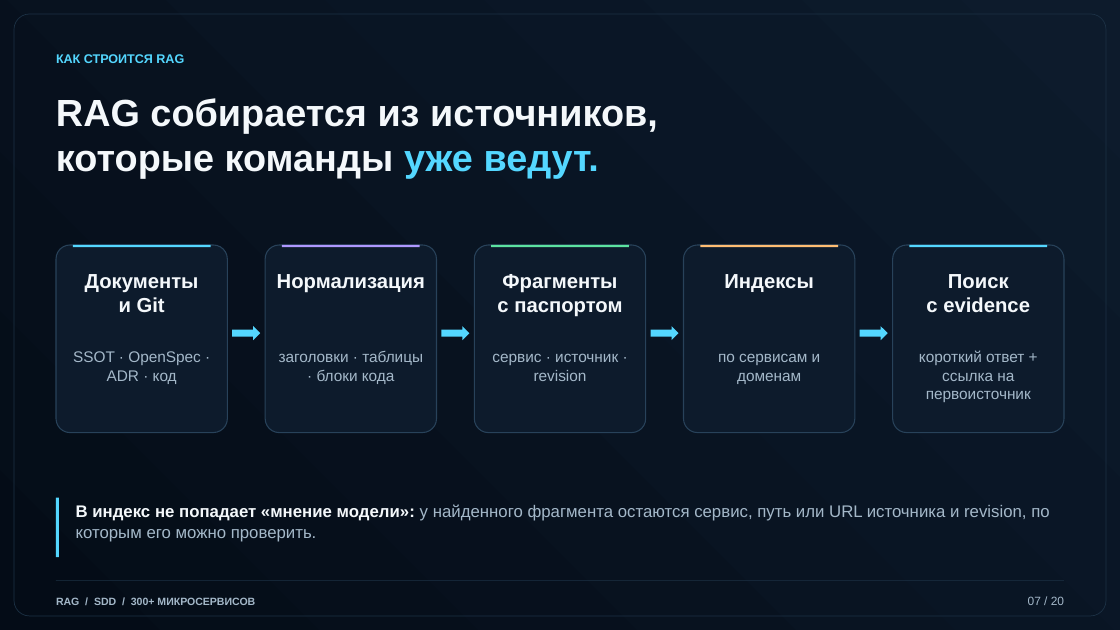
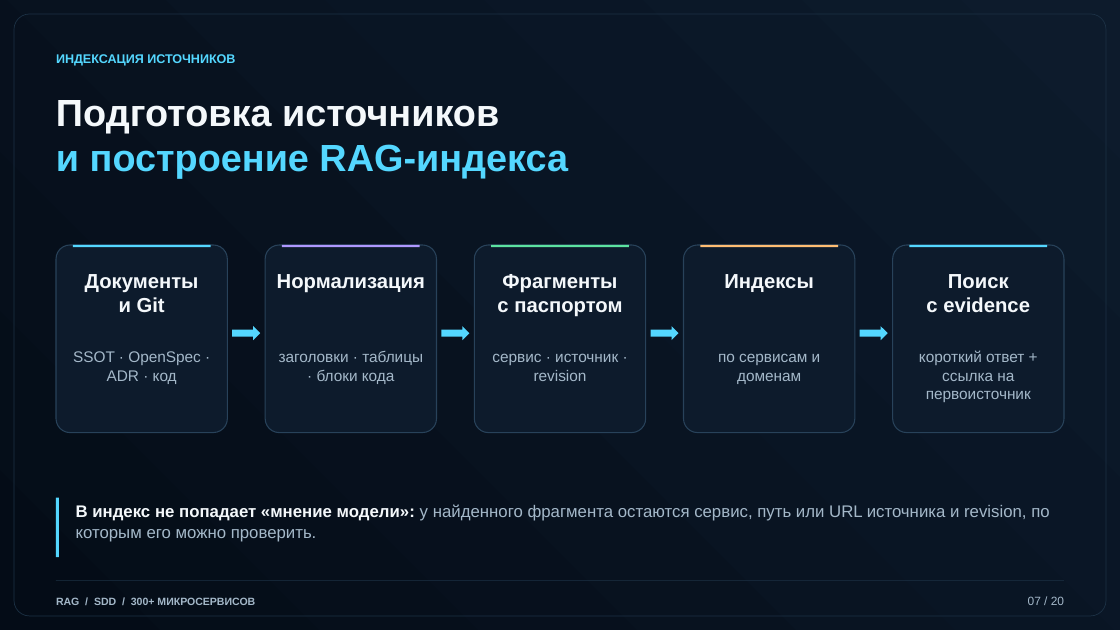
Before and after one commit to arptra/kb-rag-mcp, a slide deck: slide 7 of docs/corporate-rag-presentation.pptx. Drawn at 1120x630 pixels with LibreOffice and Linux fonts; fonts in the diff are those of the drawing. Boxes give left, top, right and bottom in pixels: in the first picture for what was removed or moved away, otherwise in the second. Text is boxed around its words. In the diff, an @@ line names an element or a change of style, - is before the commit and + after.

```diff
--- a/docs/corporate-rag-presentation.pptx
+++ b/docs/corporate-rag-presentation.pptx
@@ text at <box>56,54,235,66</box>: text changed @@
-КАК СТРОИТСЯ RAG
+ИНДЕКСАЦИЯ ИСТОЧНИКОВ
@@ text at <box>56,100,568,178</box>: text changed; text colour #F4F8FB to #54D7FF @@
-RAG собирается из источников,
-которые команды уже ведут.
+Подготовка источников
+и построение RAG-индекса
```
Also in this commit, not shown: 19 other slides changed.
